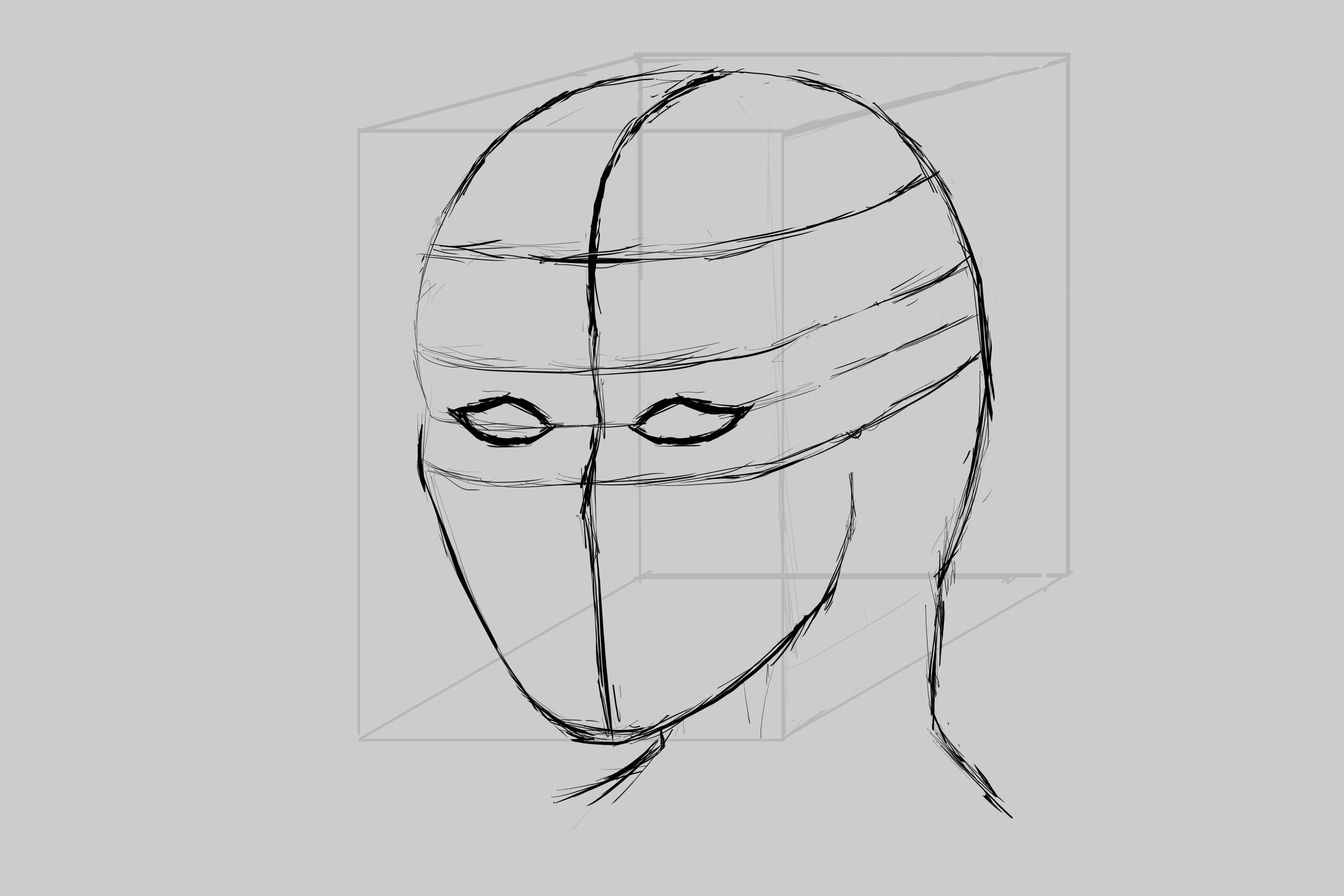
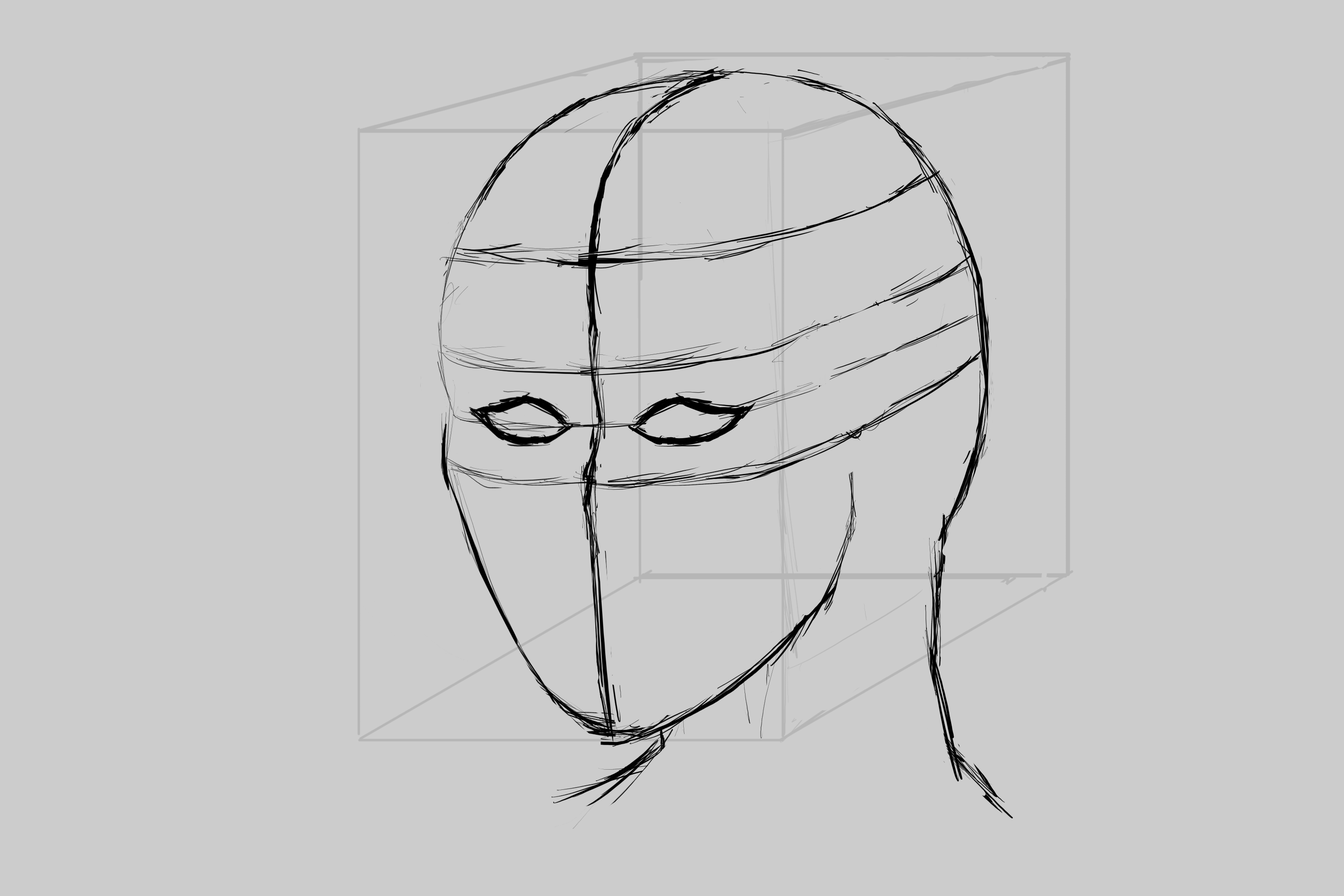
Layer changes from the first 1344x896 image to the second:
painted on "Box" over (394, 64, 995, 746)
painted on "Sketch" over (394, 64, 995, 782)
painted on "FillColor" over (394, 64, 995, 782)
painted on "White" over (394, 64, 995, 782)
